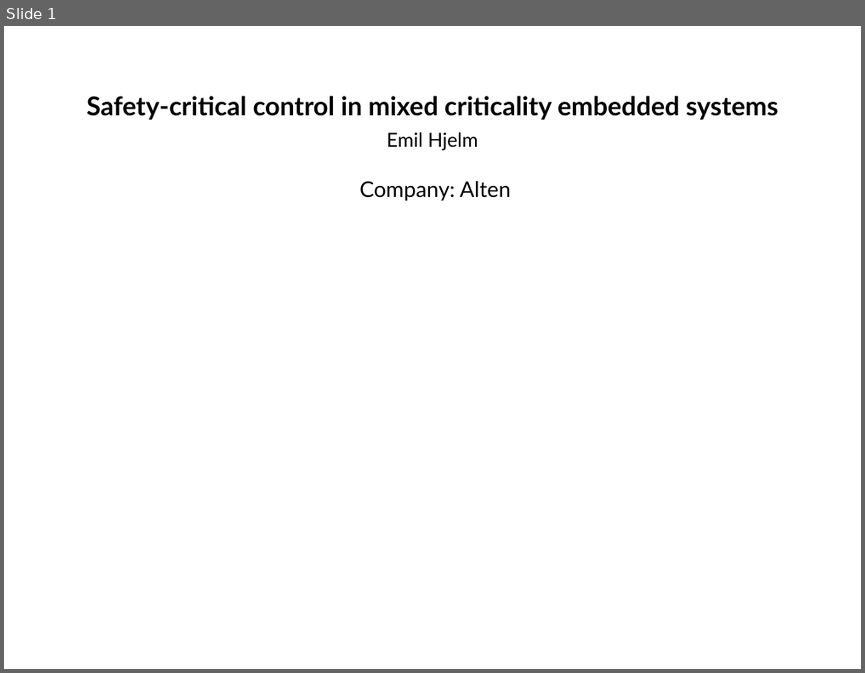
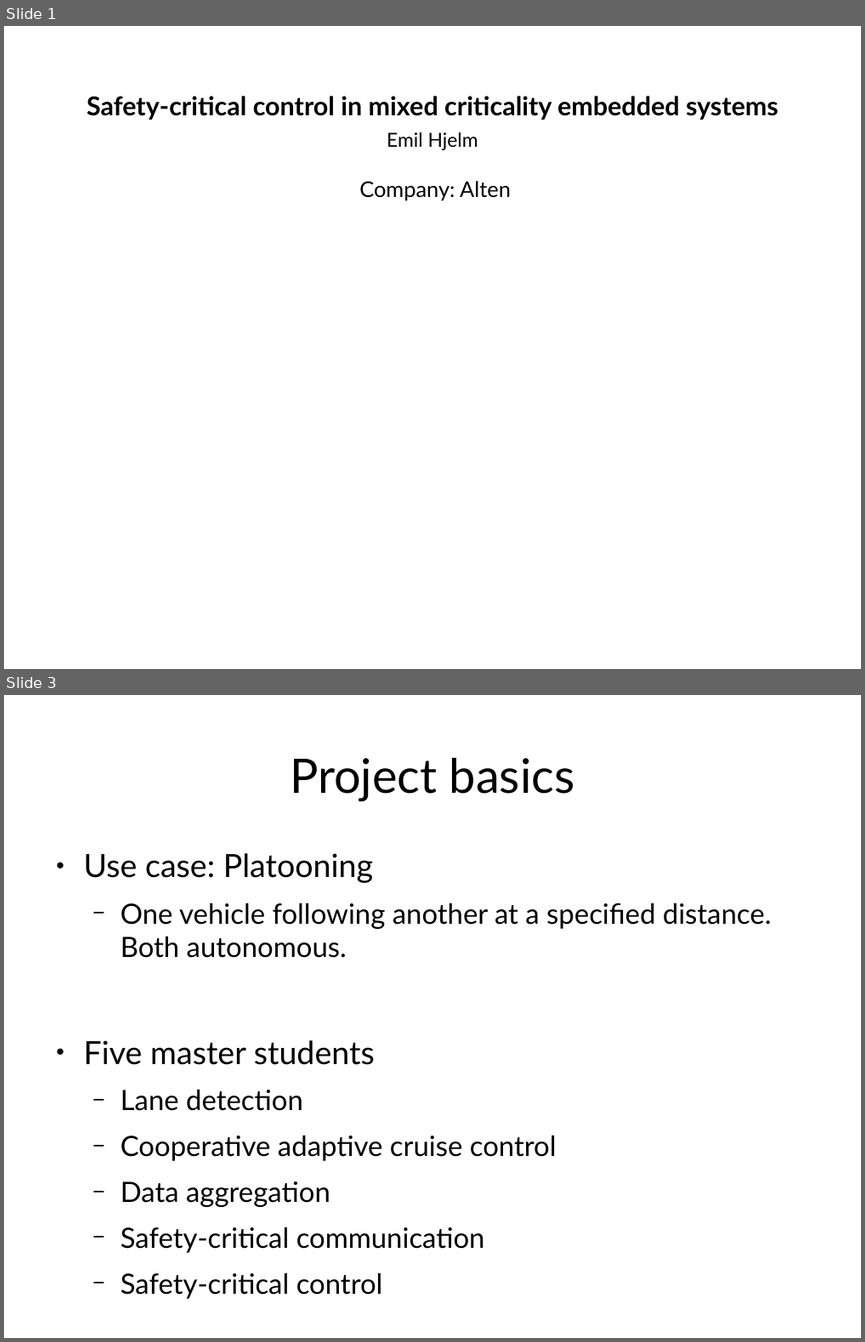
Before and after one commit to afcmrp/exjobb, a slide deck: Admin/planning_presentation.odp. Shown one above the other, each under a label of ours: slide 1 before the commit, slides 1 and 3 after it; the slides between them are not shown. The pictures are 865x673 and 865x1342 pixels, drawn with LibreOffice and Linux fonts; fonts in the diff are those of the drawing. Boxes give left, top, right and bottom in pixels: in the first picture for what was removed or moved away, otherwise in the second. Text is boxed around its words. In the diff, an @@ line names an element or a change of style, - is before the commit and + after.

```diff
--- a/Admin/planning_presentation.odp
+++ b/Admin/planning_presentation.odp
@@ slide 3 added at [4,695,861,1338], background #FFFFFF @@
@@ title added at [290,758,574,801], 44 pt, text #000000 @@
+Project basics
@@ text added at [84,853,772,1299], 25.9 pt, text #000000 @@
+● Use case: Platooning
+  − One vehicle following another at a specified distance. Both autonomous.
+● Five master students
+  − Lane detection
+  − Cooperative adaptive cruise control
+  − Data aggregation
+  − Safety-critical communication
+  − Safety-critical control
```
Also in this commit, not shown: 1 slide changed, 6 other slides added, 1 slide removed, 3 other files.
